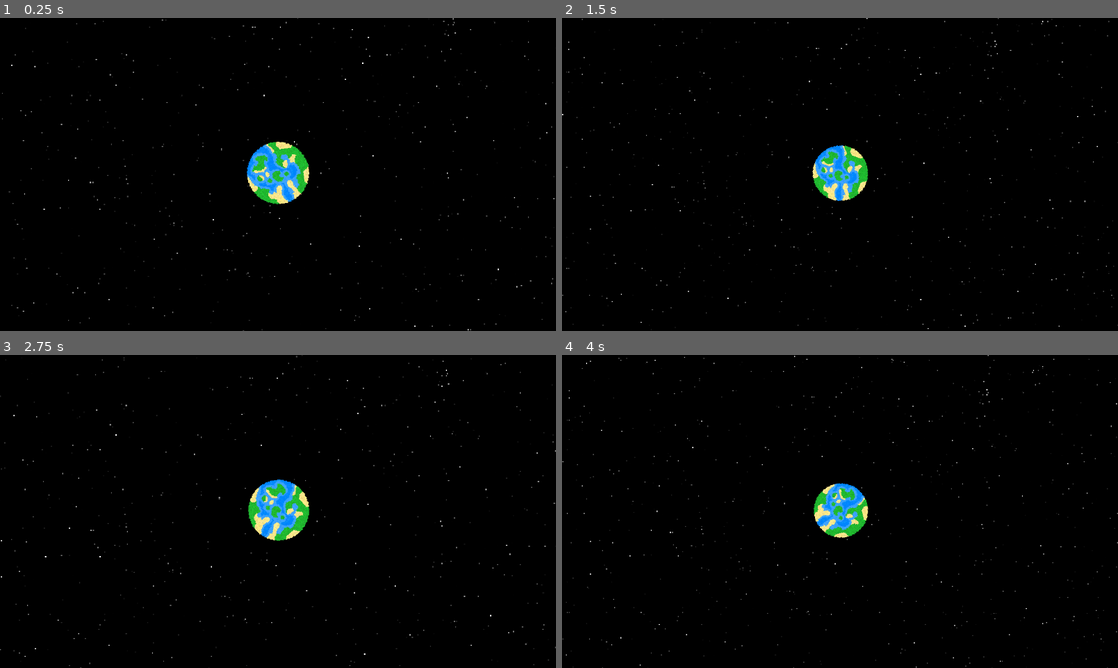
Above: before the commit, frames 1-4 (two rows, left to right).
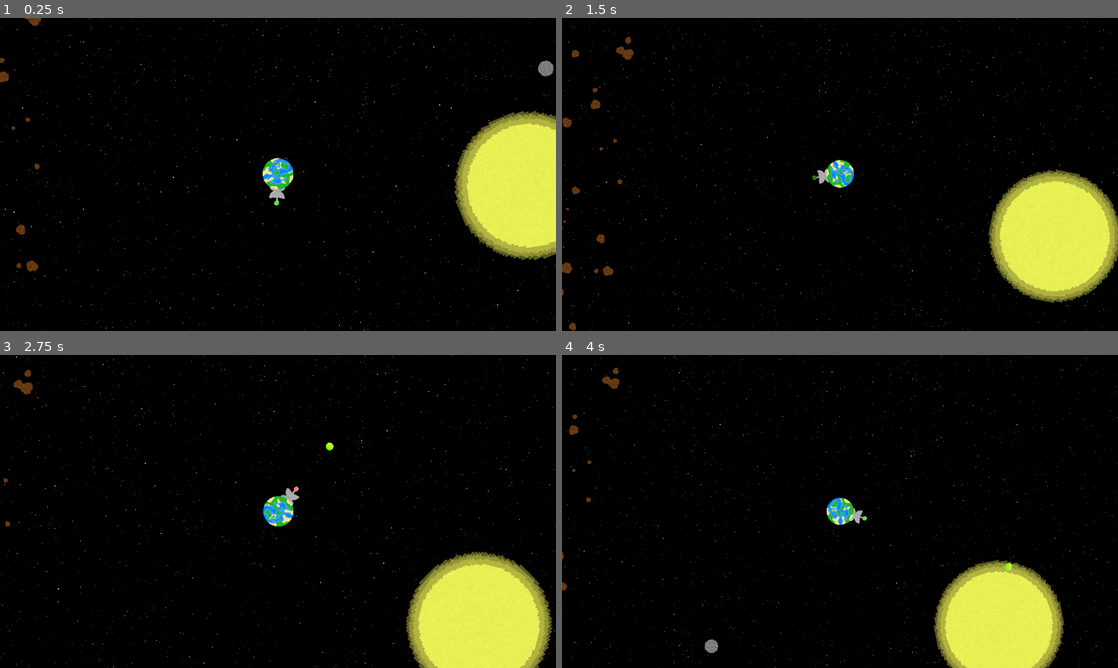
Above: after the commit, the same moments.

Repository: Birb-Games/gmtk-2025
Game: Godot game, scene res://scenes/main.tscn
Same seed, same stepped clock (60 frames per second), same inputs: the game is played once before the commit and once after it.
Inputs (mouse positions are in pixels of both pictures, inside the frame that each line leads up to):
- Up to frame 1 (0.25 s): no input
- Up to frame 2 (1.5 s): move the mouse to (962, 158) at 0.52 s; tap Mouse wheel up (zoom_camera_in) at 0.6 s; tap Mouse wheel down (zoom_camera_out) at 0.8, 1.35 s; move the mouse to (728, 190) at 1.27 s
- Up to frame 3 (2.75 s): click (166, 527) at 1.55 s; move the mouse to (333, 442) at 2.02 s; press the mouse at (333, 442) at 2.03 s; tap Mouse wheel up (zoom_camera_in) at 2.3 s
- Up to frame 4 (4 s): move the mouse to (812, 574) at 2.77 s; release the mouse at (812, 574) at 2.78 s; tap Mouse wheel up (zoom_camera_in) at 2.85 s; tap Mouse wheel down (zoom_camera_out) at 3.05, 3.6 s; move the mouse to (1006, 558) at 3.52 s; press the mouse at (1006, 558) at 3.53 s

The runs differ from the first frame. In frame 1, 10% of the frame differs, in the area x 0-100%, y 0-100%; in frame 2, 10%; in frame 3, 11%; in frame 4, 9.0%.

Commit message:
started work on laser cannon

Diff:
--- /dev/null
+++ b/bullet.tscn
@@ -0,0 +1,5 @@
+[gd_scene load_steps=2 format=3 uid="uid://cs7b0hdtr5cst"]
+
+[ext_resource type="PackedScene" uid="uid://x5sp1y0y178q" path="res://scenes/space_object.tscn" id="1_v7oki"]
+
+[node name="Bullet" instance=ExtResource("1_v7oki")]
--- a/project.godot
+++ b/project.godot
@@ -32,6 +32,11 @@
 "events": [Object(InputEventMouseButton,"resource_local_to_scene":false,"resource_name":"","device":-1,"window_id":0,"a …(253 unchanged characters)…
 ]
 }
+shoot={
+"deadzone": 0.2,
+"events": [Object(InputEventMouseButton,"resource_local_to_scene":false,"resource_name":"","device":-1,"window_id":0,"alt_pressed":false,"shift_pressed":false,"ctrl_pressed":false,"meta_pressed":false,"button_mask":1,"position":Vector2(204, 18),"global_position":Vector2(213, 66),"factor":1.0,"button_index":1,"canceled":false,"pressed":true,"double_click":false,"script":null)
+]
+}
 
 [physics]
 
--- /dev/null
+++ b/scenes/bullet.tscn
@@ -0,0 +1,44 @@
+[gd_scene load_steps=7 format=3 uid="uid://cx3nupylfohle"]
+
+[ext_resource type="Texture2D" uid="uid://bgxdrk1omhvbi" path="res://assets/textures/bullet.png" id="1_mkf8s"]
+[ext_resource type="Script" uid="uid://xnyiaiu52tp6" path="res://scripts/bullet.gd" id="1_y25gk"]
+
+[sub_resource type="AtlasTexture" id="AtlasTexture_y25gk"]
+atlas = ExtResource("1_mkf8s")
+region = Rect2(0, 0, 16, 16)
+
+[sub_resource type="AtlasTexture" id="AtlasTexture_l5glv"]
+atlas = ExtResource("1_mkf8s")
+region = Rect2(16, 0, 16, 16)
+
+[sub_resource type="SpriteFrames" id="SpriteFrames_eoqba"]
+animations = [{
+"frames": [{
+"duration": 1.0,
+"texture": SubResource("AtlasTexture_y25gk")
+}, {
+"duration": 1.0,
+"texture": SubResource("AtlasTexture_l5glv")
+}],
+"loop": true,
+"name": &"default",
+"speed": 2.0
+}]
+
+[sub_resource type="RectangleShape2D" id="RectangleShape2D_h1aey"]
+size = Vector2(16, 16)
+
+[node name="Bullet" type="Area2D"]
+script = ExtResource("1_y25gk")
+mass = 0.15
+orbit_sun = false
+
+[node name="AnimatedSprite2D" type="AnimatedSprite2D" parent="."]
+scale = Vector2(1, 1)
+sprite_frames = SubResource("SpriteFrames_eoqba")
+frame_progress = 0.000540876
+
+[node name="CollisionShape2D" type="CollisionShape2D" parent="."]
+shape = SubResource("RectangleShape2D_h1aey")
+
+[connection signal="area_entered" from="." to="." method="_on_area_entered"]
--- a/scenes/homeworld.tscn
+++ b/scenes/homeworld.tscn
@@ -1,7 +1,53 @@
-[gd_scene load_steps=4 format=3 uid="uid://rl7rou56kuhg"]
+[gd_scene load_steps=14 format=3 uid="uid://rl7rou56kuhg"]
 
 [ext_resource type="PackedScene" uid="uid://x5sp1y0y178q" path="res://scenes/space_object.tscn" id="1_1jbh8"]
 [ext_resource type="Texture2D" uid="uid://c1d18xg5ntnp8" path="res://assets/textures/homeworld.png" id="2_n8f01"]
+[ext_resource type="Texture2D" uid="uid://be66kbryxw1dt" path="res://assets/textures/cannon_base.png" id="3_n8f01"]
+[ext_resource type="Texture2D" uid="uid://ck4u4diawvias" path="res://assets/textures/laser_cannon.png" id="3_ngsun"]
+[ext_resource type="Script" uid="uid://dff63n425u66h" path="res://scripts/homeworld.gd" id="3_ny6qj"]
+[ext_resource type="Script" uid="uid://ovx04hku8lbx" path="res://scripts/laser_cannon.gd" id="4_ny6qj"]
+[ext_resource type="PackedScene" uid="uid://cx3nupylfohle" path="res://scenes/bullet.tscn" id="6_5igpr"]
+
+[sub_resource type="AtlasTexture" id="AtlasTexture_ngsun"]
+atlas = ExtResource("3_ngsun")
+region = Rect2(0, 31, 32, 31)
+
+[sub_resource type="AtlasTexture" id="AtlasTexture_5igpr"]
+atlas = ExtResource("3_ngsun")
+region = Rect2(32, 31, 32, 31)
+
+[sub_resource type="AtlasTexture" id="AtlasTexture_ny6qj"]
+atlas = ExtResource("3_ngsun")
+region = Rect2(0, 0, 32, 31)
+
+[sub_resource type="AtlasTexture" id="AtlasTexture_6agtm"]
+atlas = ExtResource("3_ngsun")
+region = Rect2(32, 0, 32, 31)
+
+[sub_resource type="SpriteFrames" id="SpriteFrames_n8f01"]
+animations = [{
+"frames": [{
+"duration": 1.0,
+"texture": SubResource("AtlasTexture_ngsun")
+}, {
+"duration": 1.0,
+"texture": SubResource("AtlasTexture_5igpr")
+}],
+"loop": true,
+"name": &"not_ready",
+"speed": 1.0
+}, {
+"frames": [{
+"duration": 1.0,
+"texture": SubResource("AtlasTexture_ny6qj")
+}, {
+"duration": 1.0,
+"texture": SubResource("AtlasTexture_6agtm")
+}],
+"loop": true,
+"name": &"ready",
+"speed": 1.0
+}]
 
 [sub_resource type="CircleShape2D" id="CircleShape2D_n7lcj"]
 radius = 33.1361
@@ -11,7 +57,26 @@
 
 [node name="Sprite2D" parent="." index="0"]
 texture = ExtResource("2_n8f01")
-rotation_speed = 0.393
+script = ExtResource("3_ny6qj")
+
+[node name="LaserCannon" type="AnimatedSprite2D" parent="Sprite2D" index="0"]
+z_index = -1
+position = Vector2(0, -50)
+sprite_frames = SubResource("SpriteFrames_n8f01")
+animation = &"ready"
+autoplay = "ready"
+script = ExtResource("4_ny6qj")
+bullet_scene = ExtResource("6_5igpr")
+
+[node name="BulletSpawnPos" type="Node2D" parent="Sprite2D/LaserCannon" index="0"]
+position = Vector2(0, -24)
+
+[node name="Marker2D" type="Marker2D" parent="Sprite2D/LaserCannon/BulletSpawnPos" index="0"]
+
+[node name="CannonBase" type="Sprite2D" parent="Sprite2D" index="1"]
+z_index = -1
+position = Vector2(0, -32)
+texture = ExtResource("3_n8f01")
 
 [node name="CollisionShape2D" parent="." index="1"]
 shape = SubResource("CircleShape2D_n7lcj")
--- a/scenes/main.tscn
+++ b/scenes/main.tscn
@@ -13,6 +13,7 @@
 repeat_size = Vector2(1152, 648)
 
 [node name="Sprite2D" type="Sprite2D" parent="Parallax2D"]
+z_index = -2
 position = Vector2(576, 324)
 scale = Vector2(1.2, 1.2)
 texture = ExtResource("2_0wfyh")
@@ -20,5 +21,4 @@
 [node name="SolarSystem" parent="." instance=ExtResource("1_o5qli")]
 
 [node name="Camera2D" type="Camera2D" parent="."]
-zoom = Vector2(2, 2)
 script = ExtResource("3_sugp2")
--- a/scenes/solar_system.tscn
+++ b/scenes/solar_system.tscn
@@ -24,6 +24,12 @@
 [node name="RoguePlanet" parent="." instance=ExtResource("6_2yas3")]
 position = Vector2(-3000, 0)
 
+[node name="SmallPlanet2" parent="." instance=ExtResource("2_228jm")]
+position = Vector2(-576, 371)
+
+[node name="SmallPlanet3" parent="." instance=ExtResource("2_228jm")]
+position = Vector2(423, 402)
+
 [node name="AsteroidField" parent="." instance=ExtResource("5_sjaf3")]
 inner_radius = 1000
 outer_radius = 1400
@@ -34,10 +40,6 @@
 outer_radius = 2500
 asteroid_count = 300
 
-[node name="SmallPlanet2" parent="." instance=ExtResource("2_228jm")]
-position = Vector2(-576, 371)
+[node name="Debris" type="Node2D" parent="."]
 
-[node name="SmallPlanet3" parent="." instance=ExtResource("2_228jm")]
-position = Vector2(423, 402)
-
-[node name="Debris" type="Node2D" parent="."]
+[node name="Bullets" type="Node2D" parent="."]
--- /dev/null
+++ b/scripts/bullet.gd
@@ -0,0 +1,31 @@
+class_name Bullet
+
+extends SpaceObject
+
+const BULLET_SPEED: float = 800.0
+
+const MAX_TIME: float = 10.0
+var timer: float = 0.0
+
+func _ready() -> void:
+	var angle = rotation - deg_to_rad(90.0)
+	velocity = Vector2(cos(angle), sin(angle)) * BULLET_SPEED
+
+func get_initial_vel() -> Vector2:
+	var angle = rotation - deg_to_rad(90.0)
+	return Vector2(cos(angle), sin(angle)) * BULLET_SPEED
+
+func _process(delta: float) -> void:
+	position += velocity * delta / 2.0
+	var force = solar_system.get_total_gravity_force(self)
+	var acceleration = force / mass
+	velocity += acceleration * delta
+	position += velocity * delta / 2.0
+
+	if timer > MAX_TIME:
+		queue_free()
+	timer += delta
+
+func _on_area_entered(area: Area2D) -> void:
+	if area is SpaceObject:
+		queue_free()
--- a/scripts/camera.gd
+++ b/scripts/camera.gd
@@ -1,12 +1,15 @@
 extends Camera2D
+
+const MIN_ZOOM: float = 0.2
+const MAX_ZOOM: float = 4.0
 
 func _process(_delta: float) -> void:
 	# Manage camera zoom
 	if Input.is_action_just_pressed("zoom_camera_out"):
-		if zoom.x > 0.1: # Prevent zooming out too far
-			zoom *= 0.9
-			$/root/Main/Parallax2D.repeat_times = (1 / zoom.x) + 2 # Adjust the background coverage
+		zoom *= 0.9
+		$/root/Main/Parallax2D.repeat_times = (1 / zoom.x) + 2 # Adjust the background coverage
 	elif Input.is_action_just_pressed("zoom_camera_in"):
-		if zoom.x < 10.0:
-			zoom *= 1.1
-			$/root/Main/Parallax2D.repeat_times = (1 / zoom.x) + 2
+		zoom *= 1.1
+		$/root/Main/Parallax2D.repeat_times = (1 / zoom.x) + 2
+	zoom.x = clamp(zoom.x, MIN_ZOOM, MAX_ZOOM)
+	zoom.y = zoom.x
--- /dev/null
+++ b/scripts/homeworld.gd
@@ -0,0 +1,8 @@
+extends Sprite2D
+
+@onready var homeworld: SpaceObject = get_parent()
+
+func _process(_delta: float) -> void:
+	var diff: Vector2 = get_global_mouse_position() - global_position
+	rotation = diff.angle() + deg_to_rad(90.0)
+	homeworld.velocity -= $LaserCannon.shoot() / homeworld.mass
--- /dev/null
+++ b/scripts/laser_cannon.gd
@@ -0,0 +1,31 @@
+extends AnimatedSprite2D
+
+@onready var solar_system: SolarSystem = $/root/Main/SolarSystem
+
+@export var bullet_scene: PackedScene
+
+var SHOOT_COOLDOWN: float = 0.5
+var shoot_timer: float = 0.0
+
+func _process(delta: float) -> void:
+	if shoot_timer > 0.0:
+		shoot_timer -= delta
+
+	if shoot_timer > SHOOT_COOLDOWN / 4.0:
+		if animation != "not_ready":
+			animation = "not_ready"
+	else:
+		if animation != "ready":
+			animation = "ready"
+
+# Returns the force of the object
+func shoot() -> Vector2:
+	if shoot_timer <= 0.0 and Input.is_action_pressed("shoot"):
+		shoot_timer = SHOOT_COOLDOWN
+		var bullet = bullet_scene.instantiate()
+		bullet.position = $BulletSpawnPos.global_position
+		bullet.rotation = global_rotation
+		solar_system.get_node("Bullets").add_child(bullet)
+		var vel = bullet.get_initial_vel()
+		return vel * bullet.mass
+	return Vector2.ZERO
--- a/scripts/space_object.gd
+++ b/scripts/space_object.gd
@@ -45,14 +45,17 @@
 		asteroid.scale = Vector2(asteroid_scale, asteroid_scale)
 		asteroid.position = position + dist * Vector2(cos(angle), sin(angle))
 		asteroid.initial_vel = Vector2(cos(angle), sin(angle)) * 200.0
-		if asteroid.initial_vel.dot(velocity) > 0.0:
-			asteroid.initial_vel *= -1.0
 		solar_system.get_node("Debris").call_deferred("add_child", asteroid)
 	queue_free()
 
 func _on_area_entered(area: Area2D) -> void:
+	if area is Bullet:
+		if is_asteroid:
+			queue_free()
+		elif !is_static:
+			health -= 0.1
 	if area is SpaceObject:
 		if !is_static and !(is_asteroid and area.is_asteroid):
 			health -= area.mass
-		if health <= 0.0:
+		if health <= 0.0 and !is_static:
 			explode()
--- a/scripts/space_sprite.gd
+++ b/scripts/space_sprite.gd
@@ -1,3 +1,5 @@
+class_name SpaceSprite
+
 extends Sprite2D
 
 # in radians
Binary file added: assets/textures/bullet.png
Not shown, added: assets/textures/bullet.png.import
Binary file added: assets/textures/cannon_base.png
Not shown, added: assets/textures/cannon_base.png.import
Binary file added: assets/textures/laser_cannon.png
Not shown, added: assets/textures/laser_cannon.png.import
Not shown, added: scripts/bullet.gd.uid
Not shown, added: scripts/homeworld.gd.uid
Not shown, added: scripts/laser_cannon.gd.uid
